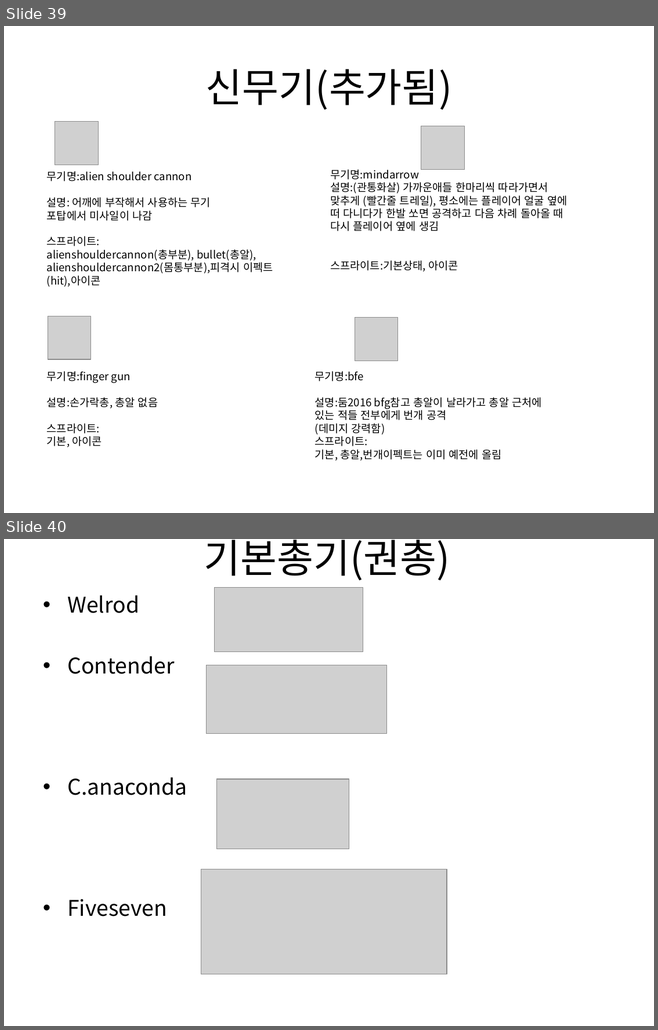
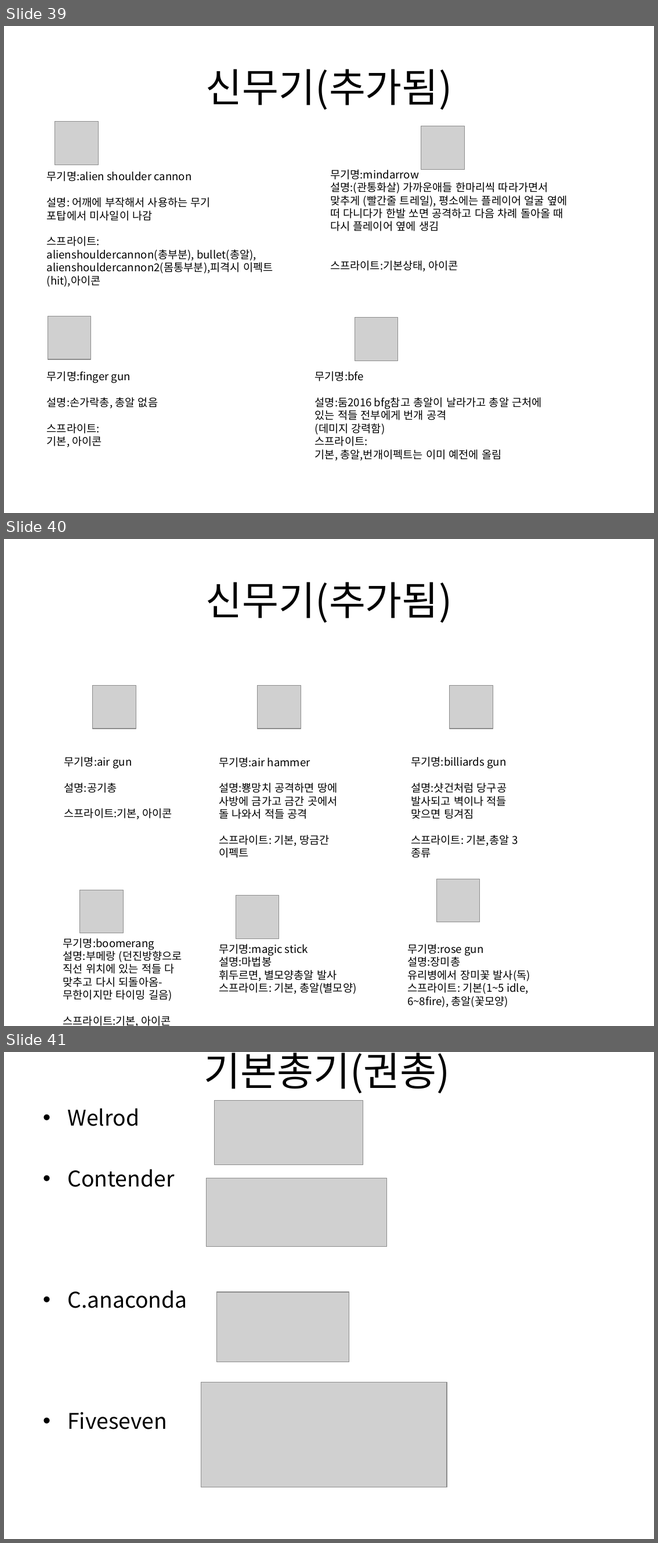
Before and after one commit to gkdlgndpdu/EscapeJail, a slide deck: EscapeJail/Assets/기획/스테이지1기획.pptx. Shown one above the other, each under a label of ours: slides 39 and 40 before the commit, slides 39, 40 and 41 after it. The pictures are 658x1030 and 658x1543 pixels, drawn with LibreOffice and Linux fonts; fonts in the diff are those of the drawing; grey boxes stand for pictures. Boxes give left, top, right and bottom in pixels: in the first picture for what was removed or moved away, otherwise in the second. Text is boxed around its words. In the diff, an @@ line names an element or a change of style, - is before the commit and + after.

Commit message:
무기 추가 부메랑 까지 추가

```diff
--- a/EscapeJail/Assets/기획/스테이지1기획.pptx
+++ b/EscapeJail/Assets/기획/스테이지1기획.pptx
@@ slide 40 added at [4,539,654,1026], background #FFFFFF @@
@@ title added at [206,582,452,623], 44 pt, text #000000 @@
+신무기(추가됨)
@@ picture added at [92,685,136,729] @@
@@ picture added at [257,685,301,729] @@
@@ picture added at [449,685,492,729] @@
@@ text added at [64,756,172,820], 12 pt, text #000000 @@
+무기명:air gun
+설명:공기총
+스프라이트:기본, 아이콘
@@ text added at [219,757,337,858], 12 pt, text #000000 @@
+무기명:air hammer
+설명:뿅망치 공격하면 땅에 사방에 금가고 금간 곳에서 돌 나와서 적들 공격
+스프라이트: 기본, 땅금간 이펙트
@@ text added at [411,756,509,846], 12 pt, text #000000 @@
+무기명:billiards gun
+설명:샷건처럼 당구공 발사되고 벽이나 적들 맞으면 팅겨짐
+스프라이트: 기본,총알 3종류
@@ picture added at [436,879,480,922] @@
@@ picture added at [80,890,123,933] @@
@@ picture added at [235,896,279,939] @@
@@ text added at [63,938,182,1026], 12 pt, text #000000 @@
+무기명:boomerang
+설명:부메랑 (던진방향으로 직선 위치에 있는 적들 다 맞추고 다시 되돌아옴-무한이지만 타이밍 길음)
+스프라이트:기본, 아이콘
@@ text added at [219,944,356,994], 12 pt, text #000000 @@
+무기명:magic stick
+설명:마법봉
+휘두르면, 별모양총알 발사
+스프라이트: 기본, 총알(별모양)
@@ text added at [407,944,530,1008], 12 pt, text #000000 @@
+무기명:rose gun
+설명:장미총
+유리병에서 장미꽃 발사(독)
+스프라이트: 기본(1~5 idle, 6~8fire), 총알(꽃모양)
@@ what was slide 40 is now slide 41 @@
```
Also in this commit, not shown: 45 other files.
